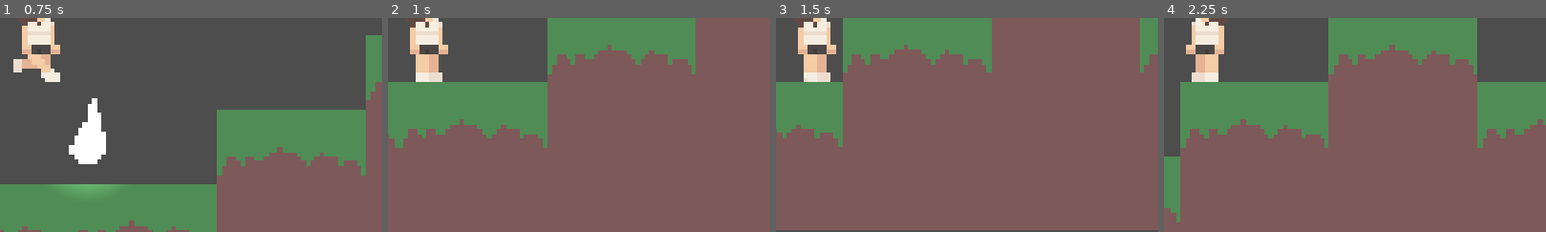
Above: before the commit, frames 1-4 (left to right).
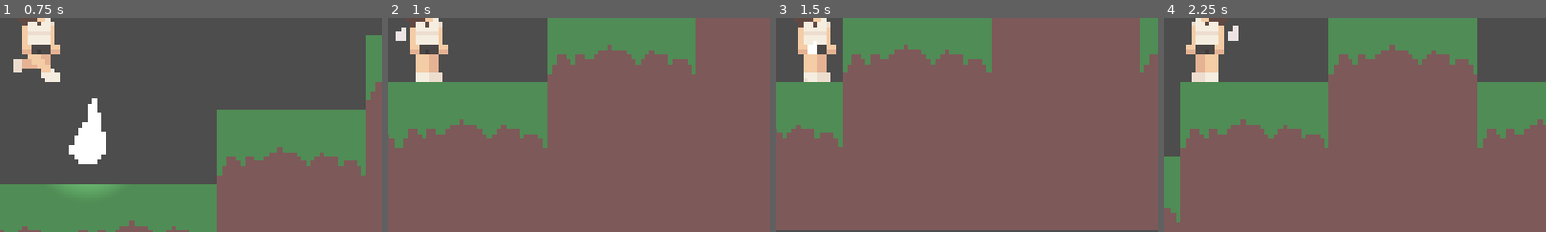
Above: after the commit, the same moments.

Repository: ela1nex/sleepover
Game: Godot game, scene res://node_2d.tscn
The game is run twice, just before and just after one commit, with the same random seed, the same clock (stepped at 60 frames per second) and the same inputs.
Inputs:
- Up to frame 1 (0.75 s): tap Enter (ui_accept) at 0.5 s; hold Right (right) from 0.53 s (still down); tap Alt at 0.6 s
- Up to frame 2 (1 s): keep holding Right (right); tap Enter (ui_accept) at 0.77 s
- Up to frame 3 (1.5 s): keep holding Right (right); tap Shift at 1.35 s
- Up to frame 4 (2.25 s): tap Enter (ui_accept) at 1.52 s; release Right (right) at 2.03 s; hold Left (left) from 2.03 s (still down); tap Alt at 2.1 s
The pictures show only the part of the screen within x 45-95%, y 48-98%; the shares and areas given below are measured in that part.

Frame 1 is identical in both runs. In frame 2, 0.1% of the frame differs, in the area x 2-5%, y 4-11%; in frame 3, 0.1%; in frame 4, 0.2%, in the area x 16-20%, y 3-11%.

Commit message:
orbiting whisper

Diff:
--- a/node_2d.tscn
+++ b/node_2d.tscn
@@ -13,6 +13,7 @@
 [ext_resource type="AudioStream" uid="uid://cgrydim6k2yan" path="res://03_Step_grass_03.wav" id="9_0h7mo"]
 [ext_resource type="Texture2D" uid="uid://05itjv7m2puv" path="res://grass.png" id="9_4d7sh"]
 [ext_resource type="AudioStream" uid="uid://5gp6ufv4hp0r" path="res://gem-gather-stereo-reverb.wav" id="9_hqns4"]
+[ext_resource type="Texture2D" uid="uid://dxv3v7hbcw4jh" path="res://whisper floating.png" id="10_d2bti"]
 [ext_resource type="AudioStream" uid="uid://cxwhpeed2w1df" path="res://old city theme.ogg" id="14_nr8wp"]
 
 [sub_resource type="GDScript" id="GDScript_x0ka3"]
@@ -35,6 +36,7 @@
 const JUMP_VELOCITY = -200.0
 
 @onready var _animated_sprite = $AnimatedSprite2D
+@onready var _animated_sprite2 = $AnimatedSprite2D2
 var idle_timer = 0
 var move_timer = 0
 var collected_whispers = []
@@ -44,8 +46,12 @@
 var deposit_node = null
 
 func _process(delta: float) -> void:
+	_animated_sprite2.hide()
 	if can_deposit:
 		deposit()
+	if collected_whispers.size() != 0:
+		_animated_sprite2.show()
+		_animated_sprite2.play()
 	$RichTextLabel.text = \"[font_size=16][pulse freq=0.5]\"+str(collected_whispers.size())+\"[/pulse]\"
 
 func _physics_process(delta: float) -> void:
@@ -159,6 +165,49 @@
 [sub_resource type="RectangleShape2D" id="RectangleShape2D_0e48y"]
 size = Vector2(11, 24)
 
+[sub_resource type="AtlasTexture" id="AtlasTexture_flf07"]
+atlas = ExtResource("10_d2bti")
+region = Rect2(0, 0, 32, 32)
+
+[sub_resource type="AtlasTexture" id="AtlasTexture_k73cj"]
+atlas = ExtResource("10_d2bti")
+region = Rect2(32, 0, 32, 32)
+
+[sub_resource type="AtlasTexture" id="AtlasTexture_rjqkl"]
+atlas = ExtResource("10_d2bti")
+region = Rect2(64, 0, 32, 32)
+
+[sub_resource type="AtlasTexture" id="AtlasTexture_fs4d3"]
+atlas = ExtResource("10_d2bti")
+region = Rect2(96, 0, 32, 32)
+
+[sub_resource type="AtlasTexture" id="AtlasTexture_7vxoj"]
+atlas = ExtResource("10_d2bti")
+region = Rect2(128, 0, 32, 32)
+
+[sub_resource type="SpriteFrames" id="SpriteFrames_ei405"]
+animations = [{
+"frames": [{
+"duration": 1.0,
+"texture": SubResource("AtlasTexture_flf07")
+}, {
+"duration": 1.0,
+"texture": SubResource("AtlasTexture_k73cj")
+}, {
+"duration": 1.0,
+"texture": SubResource("AtlasTexture_rjqkl")
+}, {
+"duration": 1.0,
+"texture": SubResource("AtlasTexture_fs4d3")
+}, {
+"duration": 1.0,
+"texture": SubResource("AtlasTexture_7vxoj")
+}],
+"loop": true,
+"name": &"default",
+"speed": 2.0
+}]
+
 [sub_resource type="AtlasTexture" id="AtlasTexture_rj586"]
 atlas = ExtResource("7_d21ai")
 region = Rect2(0, 0, 32, 32)
@@ -308,8 +357,12 @@
 
 [node name="AudioStreamPlayer2D3" type="AudioStreamPlayer2D" parent="Player" unique_id=1589822754]
 stream = ExtResource("9_0h7mo")
-volume_db = -20.0
+volume_db = -15.0
 autoplay = true
+
+[node name="AnimatedSprite2D2" type="AnimatedSprite2D" parent="Player" unique_id=353720620]
+sprite_frames = SubResource("SpriteFrames_ei405")
+frame_progress = 0.5560665
 
 [node name="Whisper" type="Area2D" parent="." unique_id=629463437]
 z_index = 1
Binary file added: bg.png
Not shown, added: bg.png.import
Not shown, changed: old city theme.ogg.import
Binary file added: whisper floating.png
Not shown, added: whisper floating.png.import
Not shown, changed: .DS_Store
